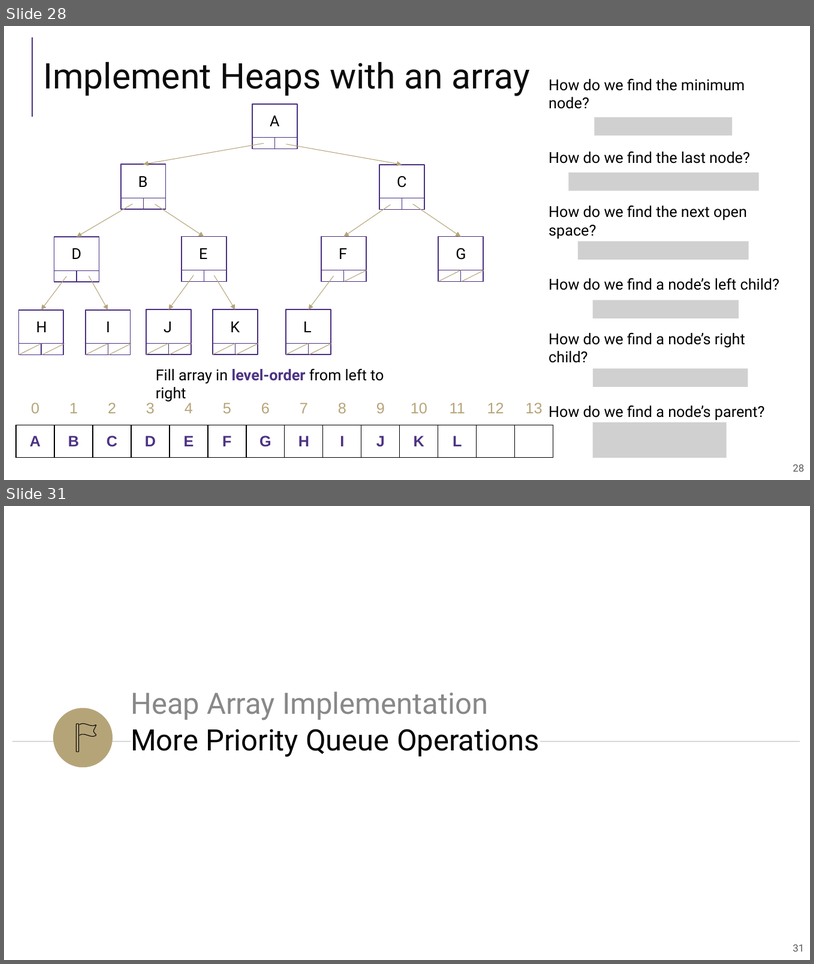
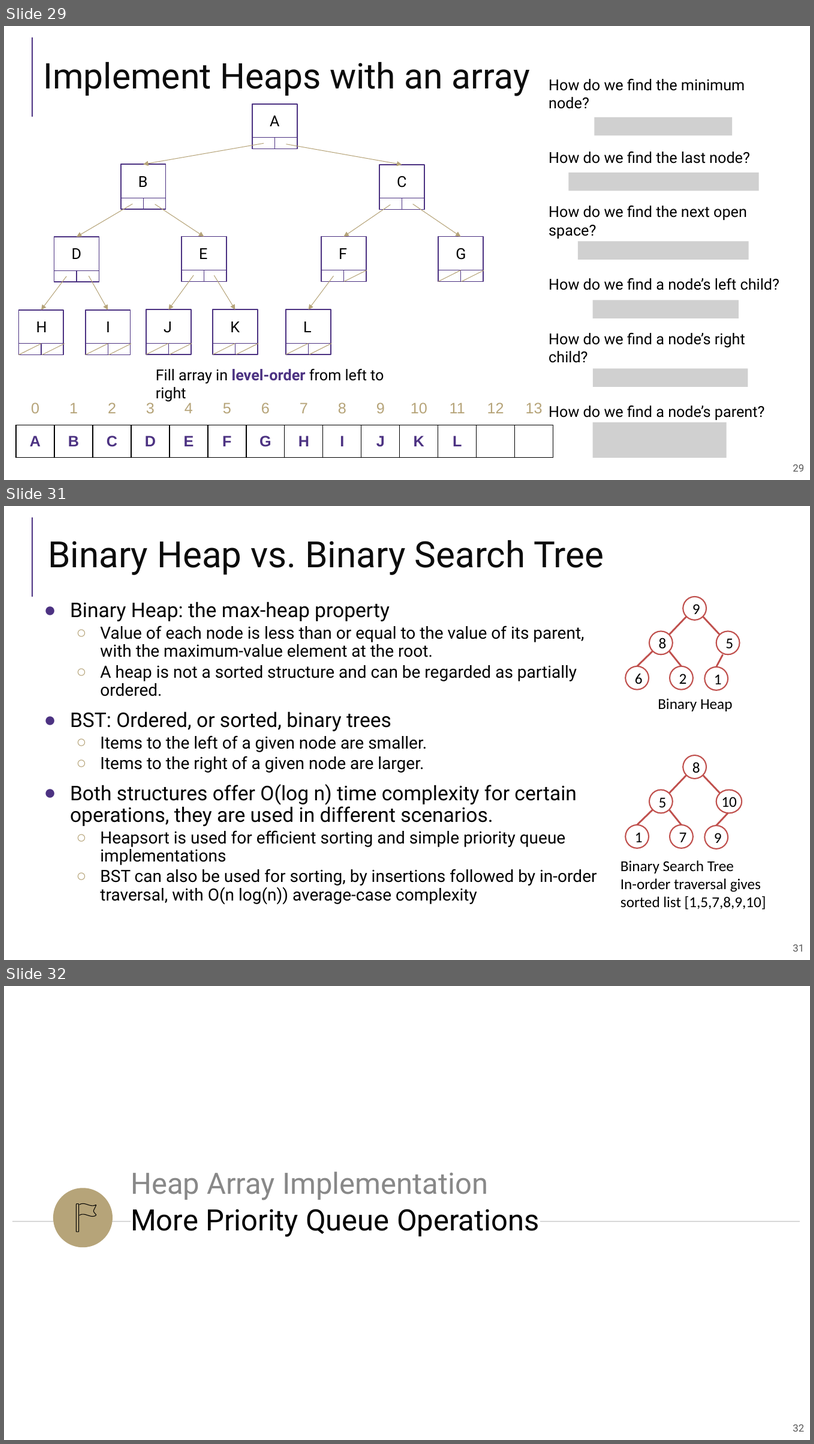
Before and after one commit to guhofstra/CSC111Fa25, a slide deck: PPTs/Lecture 11-heaps.pptx. Shown one above the other, each under a label of ours: slides 28 and 31 before the commit, slides 29, 31 and 32 after it; the slides between them are not shown. The pictures are 814x964 and 814x1444 pixels, drawn with LibreOffice and Linux fonts; fonts in the diff are those of the drawing; grey boxes stand for pictures. Boxes give left, top, right and bottom in pixels: in the first picture for what was removed or moved away, otherwise in the second. Text is boxed around its words. In the diff, an @@ line names an element or a change of style, - is before the commit and + after.

```diff
--- a/PPTs/Lecture 11-heaps.pptx
+++ b/PPTs/Lecture 11-heaps.pptx
@@ slide 31 added at [4,506,810,960], background #FFFFFF; not listed: 2 template elements that a slide beside it also shows @@
@@ title added at [48,540,604,575], 43 pt, text #0C0C0C @@
+Binary Heap vs. Binary Search Tree
@@ text added at [70,601,597,904], 20 pt, text #000000 @@
+● Binary Heap: the max-heap property
+  ○ Value of each node is less than or equal to the value of its parent, with the maximum-value element at the root.
+  ○ A heap is not a sorted structure and can be regarded as partially ordered.
+● BST: Ordered, or sorted, binary trees
+  ○ Items to the left of a given node are smaller.
+  ○ Items to the right of a given node are larger.
+● Both structures offer O(log n) time complexity for certain operations, they are used in different scenarios.
+  ○ Heapsort is used for efficient sorting and simple priority queue implementations
+  ○ BST can also be used for sorting, by insertions followed by in-order traversal, with O(n log(n)) average-case complexity
@@ ellipse added at [683,597,707,621], fill #FFFFFF, outline #C0504D 1.5 pt, 18 pt, text #000000 @@
+9
@@ ellipse added at [650,631,673,655], fill #FFFFFF, outline #C0504D 1.5 pt, 18 pt, text #000000 @@
+8
@@ line added from (669, 634) to (687, 617), #C0504D 2 pt @@
@@ line added from (720, 634) to (704, 617), #C0504D 2 pt @@
@@ ellipse added at [717,631,740,655], fill #FFFFFF, outline #C0504D 1.5 pt, 18 pt, text #000000 @@
+5
@@ ellipse added at [626,666,650,690], fill #FFFFFF, outline #C0504D 1.5 pt, 18 pt, text #000000 @@
+6
@@ line added from (638, 666) to (653, 651), #C0504D 2 pt @@
@@ line added from (681, 666) to (669, 651), #C0504D 2 pt @@
@@ ellipse added at [670,666,693,690], fill #FFFFFF, outline #C0504D 1.5 pt, 18 pt, text #000000 @@
+2
@@ ellipse added at [705,667,729,691], fill #FFFFFF, outline #C0504D 1.5 pt, 18 pt, text #000000 @@
+1
@@ line added from (717, 667) to (723, 654), #C0504D 2 pt @@
@@ text added at [658,698,732,711], 18 pt, text #000000 @@
+Binary Heap
@@ ellipse added at [683,755,707,779], fill #FFFFFF, outline #C0504D 1.5 pt, 18 pt, text #000000 @@
+8
@@ line added from (669, 793) to (687, 775), #C0504D 2 pt @@
@@ line added from (720, 793) to (704, 775), #C0504D 2 pt @@
@@ ellipse added at [650,790,673,813], fill #FFFFFF, outline #C0504D 1.5 pt, 18 pt, text #000000 @@
+5
@@ ellipse added at [717,790,742,813], fill #FFFFFF, outline #C0504D 1.5 pt @@
@@ line added from (638, 825) to (653, 810), #C0504D 2 pt @@
@@ line added from (681, 825) to (669, 810), #C0504D 2 pt @@
@@ text added at [722,796,737,811], 18 pt, text #000000 @@
+10
@@ ellipse added at [626,825,650,849], fill #FFFFFF, outline #C0504D 1.5 pt, 18 pt, text #000000 @@
+1
@@ ellipse added at [670,825,693,849], fill #FFFFFF, outline #C0504D 1.5 pt, 18 pt, text #000000 @@
+7
@@ ellipse added at [705,825,729,849], fill #FFFFFF, outline #C0504D 1.5 pt, 18 pt, text #000000 @@
+9
@@ line added from (717, 825) to (729, 813), #C0504D 2 pt @@
@@ text added at [621,860,767,909], 18 pt, text #000000 @@
+Binary Search Tree
+In-order traversal gives sorted list [1,5,7,8,9,10]
@@ what was slide 28 is now slide 29 @@
@@ page number at [793,464,804,471]: text changed @@
-28
+29
@@ what was slide 31 is now slide 32 @@
@@ page number at [793,1424,804,1431]: text changed @@
-31
+32
```
Also in this commit, not shown: 4 slides changed, 2 other slides added, 2 slides removed, 6 other files.
